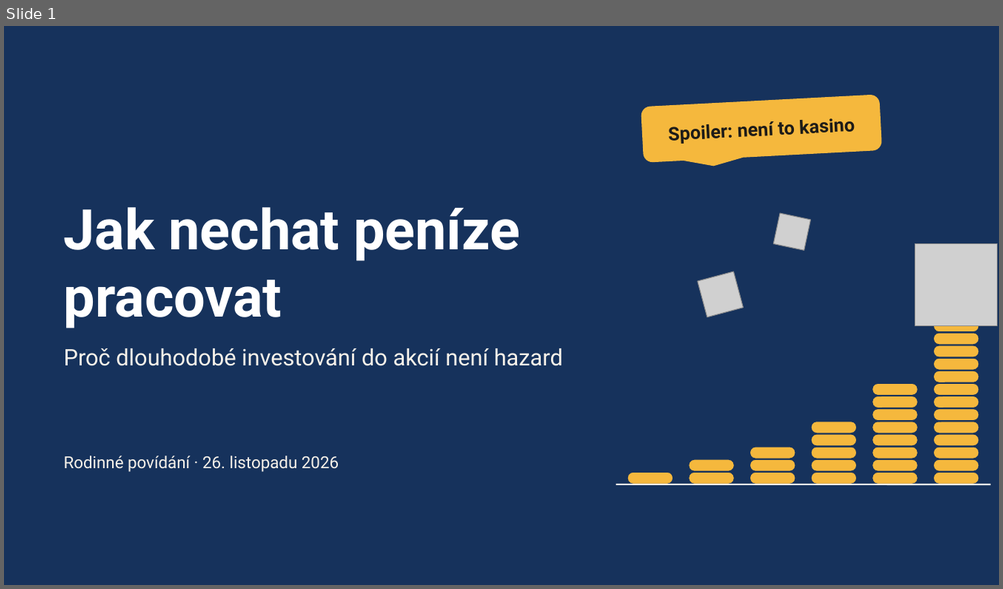
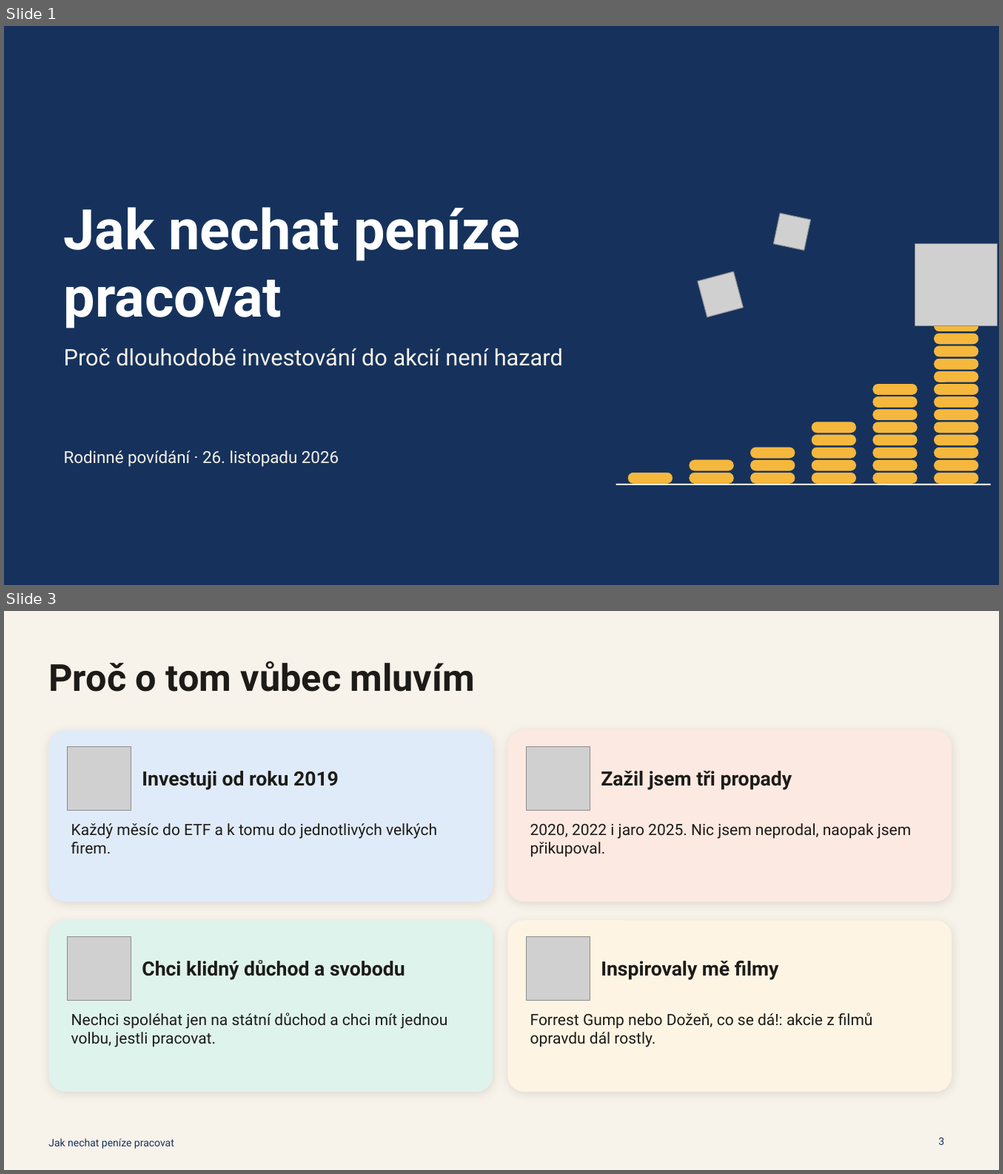
Before and after one commit to TomasMichal/kalkulacky, a slide deck: prezentace/jak-nechat-penize-pracovat.pptx. Shown one above the other, each under a label of ours: slide 1 before the commit, slides 1 and 3 after it; the slides between them are not shown. The pictures are 1003x589 and 1003x1174 pixels, drawn with LibreOffice and Linux fonts; fonts in the diff are those of the drawing; grey boxes stand for pictures. Boxes give left, top, right and bottom in pixels: in the first picture for what was removed or moved away, otherwise in the second. Text is boxed around its words. In the diff, an @@ line names an element or a change of style, - is before the commit and + after.

```diff
--- a/prezentace/jak-nechat-penize-pracovat.pptx
+++ b/prezentace/jak-nechat-penize-pracovat.pptx
@@ slide 3 added at (4,611,999,1170), background #F7F2EA @@
@@ title added at (48,661,475,692), 36 pt, text #1D1B18, bold @@
+Proč o tom vůbec mluvím
@@ rounded rectangle added at (48,730,492,902), fill #FFFFFF @@
@@ rounded rectangle added at (48,730,492,902), fill #2A78D6 at 14% opacity @@
@@ rounded rectangle added at (508,730,951,902), fill #FFFFFF @@
@@ rounded rectangle added at (508,730,951,902), fill #EB6834 at 14% opacity @@
@@ picture added at (68,747,131,810) @@
@@ picture added at (526,747,589,810) @@
@@ text added at (142,771,338,790), 19 pt, text #1D1B18, bold @@
+Investuji od roku 2019
@@ text added at (600,771,792,790), 19 pt, text #1D1B18, bold @@
+Zažil jsem tři propady
@@ text added at (71,823,437,854), 15 pt, text #1D1B18 @@
+Každý měsíc do ETF a k tomu do jednotlivých velkých firem.
@@ text added at (530,823,910,857), 15 pt, text #1D1B18 @@
+2020, 2022 i jaro 2025. Nic jsem neprodal, naopak jsem přikupoval.
@@ rounded rectangle added at (48,920,492,1092), fill #FFFFFF @@
@@ rounded rectangle added at (48,920,492,1092), fill #1BAF7A at 14% opacity @@
@@ rounded rectangle added at (508,920,951,1092), fill #FFFFFF @@
@@ rounded rectangle added at (508,920,951,1092), fill #F5B83D at 14% opacity @@
@@ picture added at (68,937,131,1000) @@
@@ picture added at (526,937,589,1000) @@
@@ text added at (142,960,405,980), 19 pt, text #1D1B18, bold @@
+Chci klidný důchod a svobodu
@@ text added at (600,960,778,980), 19 pt, text #1D1B18, bold @@
+Inspirovaly mě filmy
@@ text added at (71,1013,447,1048), 15 pt, text #1D1B18 @@
+Nechci spoléhat jen na státní důchod a chci mít jednou volbu, jestli pracovat.
@@ text added at (530,1013,873,1048), 15 pt, text #1D1B18 @@
+Forrest Gump nebo Dožeň, co se dá!: akcie z filmů opravdu dál rostly.
@@ text added at (48,1139,174,1149), 10 pt, text #16325C @@
+Jak nechat peníze pracovat
@@ page number added at (938,1138,944,1145), 10 pt, text #16325C @@
+3
@@ slide 1 changed as well @@
@@ rounded speech box removed at (640,94,882,163) @@
-Spoiler: není to kasino
@@ text "Rodinné povídání · 26. listopadu ..." at (64,451,338,467): vertical alignment middle to top @@
```
Also in this commit, not shown: 2 other slides changed, 51 other slides added, 33 other files.
